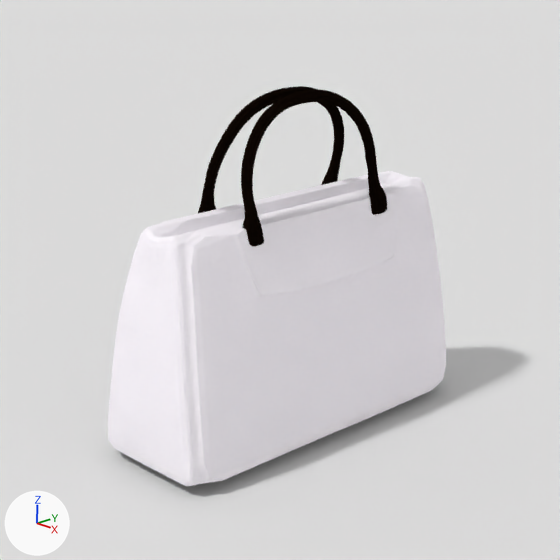
One commit to the Blender file assets/main.blend: the scene before it, then after it.
Rendered twice from the file's camera 'Camera'. Every picture has the same lights, and +X, +Y and +Z are marked at lower left.

In view in the first picture: 'HandBag2_1', 'Plane'.
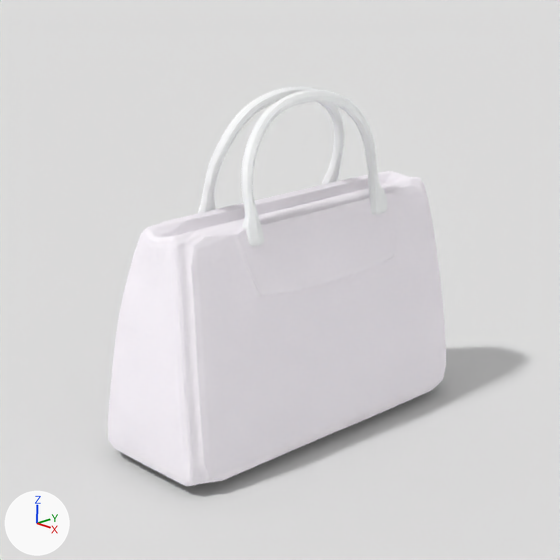
Changed parts and their boxes [x1, y1, x2, y2] in the pictures (560 x 560 px):
part 1 of me_handbag2_1, recoloured (black to white)
    both: [198, 86, 387, 246]

The change in detail:
Material 'strap' (mat_strap) is new.
Its base color is (0.98, 0.994, 1.0) (white #fdfeff).
me_handbag2_1 has 2886 vertices, 5760 faces and spans x -1435.0..1435.0, y -3902.0..3902.0, z 0.0..6818.0.
me_handbag2_1 is used by ob_handbag2_1; location (0.678, 0.501, 0.074); scale (0.000418, 0.000418, 0.000418).
me_handbag2_1 part 1: all 2496 faces that had it switch from mat_strapleather (black #0e0703) to mat_strap (white #fdfeff).
